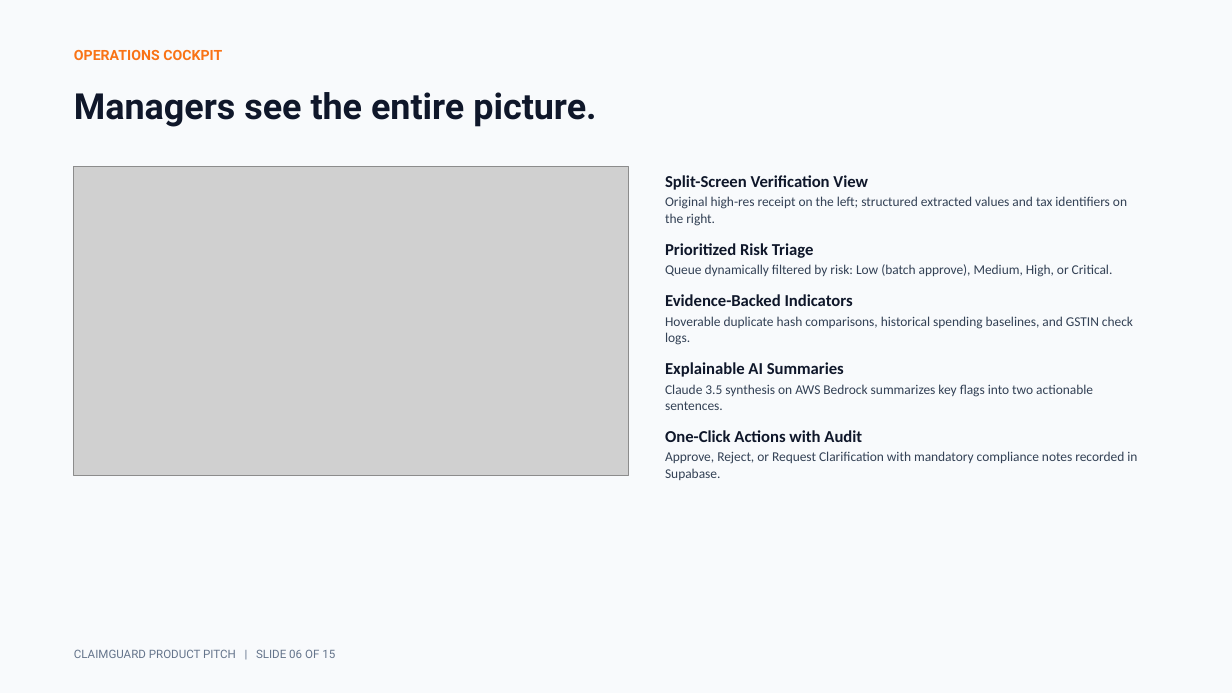
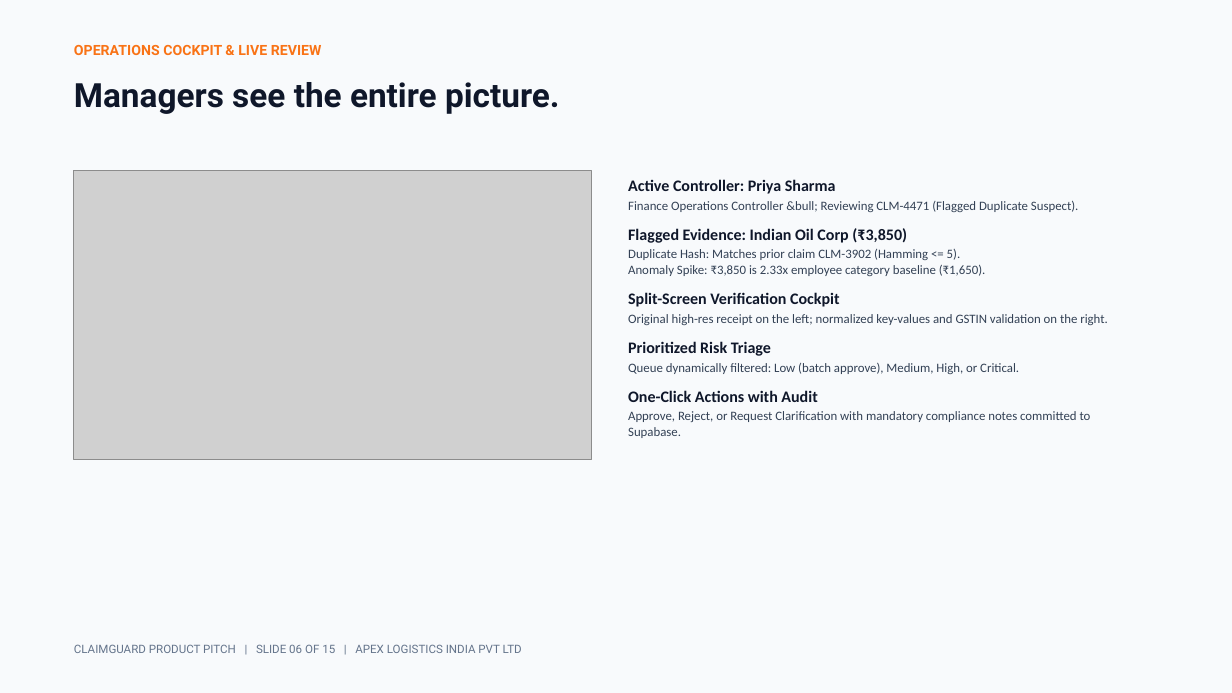
Before and after one commit to sgk18/Claim_guard, a slide deck: slide 6 of ClaimGuard_Product_Pitch.pptx. Drawn at 1232x693 pixels with LibreOffice and Linux fonts; fonts in the diff are those of the drawing; grey boxes stand for pictures. Boxes give left, top, right and bottom in pixels: in the first picture for what was removed or moved away, otherwise in the second. Text is boxed around its words. In the diff, an @@ line names an element or a change of style, - is before the commit and + after.

Commit message:
feat: add HTML product pitch presentation and PPTX generation script

```diff
--- a/ClaimGuard_Product_Pitch.pptx
+++ b/ClaimGuard_Product_Pitch.pptx
@@ text at box(74, 45, 322, 55): text changed @@
-OPERATIONS COCKPIT
+OPERATIONS COCKPIT & LIVE REVIEW
@@ text "Managers see the entire picture.": place and size @@
-text "Managers see the entire picture." at box(74, 92, 596, 127)
+text "Managers see the entire picture." at box(74, 82, 560, 114)
@@ text "Managers see the entire picture." at box(74, 82, 560, 114): size 28 to 26 pt @@
@@ picture: place and size @@
-picture at box(74, 166, 628, 476)
+picture at box(74, 171, 592, 460)
@@ text "Active Controller: Priya Sharma": place and size @@
-text "Active Controller: Priya Sharma" at box(665, 175, 1137, 480)
+text "Active Controller: Priya Sharma" at box(628, 179, 1108, 438)
@@ text at box(628, 179, 1108, 325): text changed; size 10.5 to 10 pt @@
-Split-Screen Verification View
-Original high-res receipt on the left; structured extracted values and tax identifiers on the right.
+Active Controller: Priya Sharma
+Finance Operations Controller &bull; Reviewing CLM-4471 (Flagged Duplicate Suspect).
+Flagged Evidence: Indian Oil Corp (₹3,850)
+Duplicate Hash: Matches prior claim CLM-3902 (Hamming <= 5).
+Anomaly Spike: ₹3,850 is 2.33x employee category baseline (₹1,650).
+Split-Screen Verification Cockpit
+Original high-res receipt on the left; normalized key-values and GSTIN validation on the right.
@@ text at box(628, 341, 817, 402): size 13 to 12.5 pt in "Prioritized Risk Triage", "One-Click Actions with Audit"; less space between paragraphs @@
@@ text at box(628, 363, 1019, 374): text changed; size 10.5 to 10 pt @@
-Queue dynamically filtered by risk: Low (batch approve), Medium, High, or Critical.
-Evidence-Backed Indicators
-Hoverable duplicate hash comparisons, historical spending baselines, and GSTIN check logs.
-Explainable AI Summaries
-Claude 3.5 synthesis on AWS Bedrock summarizes key flags into two actionable sentences.
+Queue dynamically filtered: Low (batch approve), Medium, High, or Critical.
@@ text at box(628, 411, 1091, 438): text changed; size 10.5 to 10 pt @@
-Approve, Reject, or Request Clarification with mandatory compliance notes recorded in Supabase.
+Approve, Reject, or Request Clarification with mandatory compliance notes committed to Supabase.
@@ text at box(74, 644, 522, 653): text changed @@
-CLAIMGUARD PRODUCT PITCH | SLIDE 06 OF 15
+CLAIMGUARD PRODUCT PITCH | SLIDE 06 OF 15 | APEX LOGISTICS INDIA PVT LTD
```
Also in this commit, not shown: 14 other slides changed, 2 other files.
